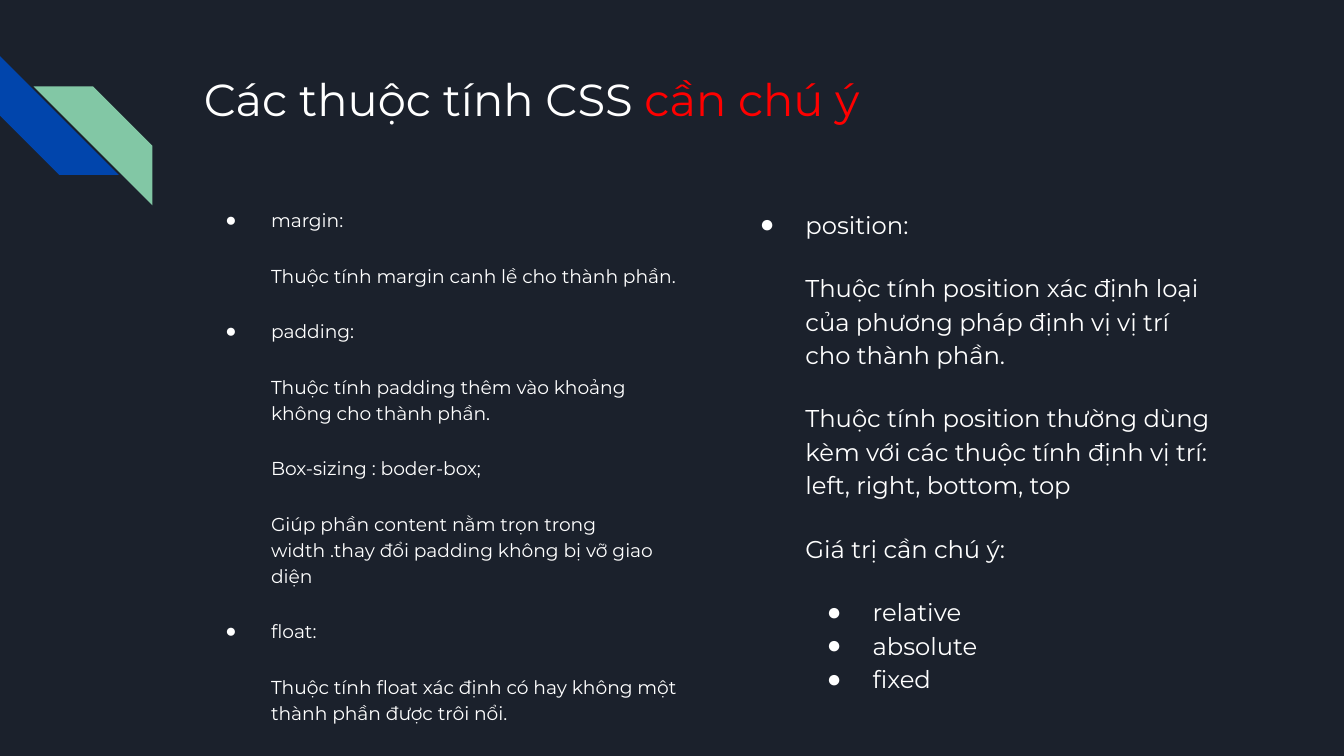
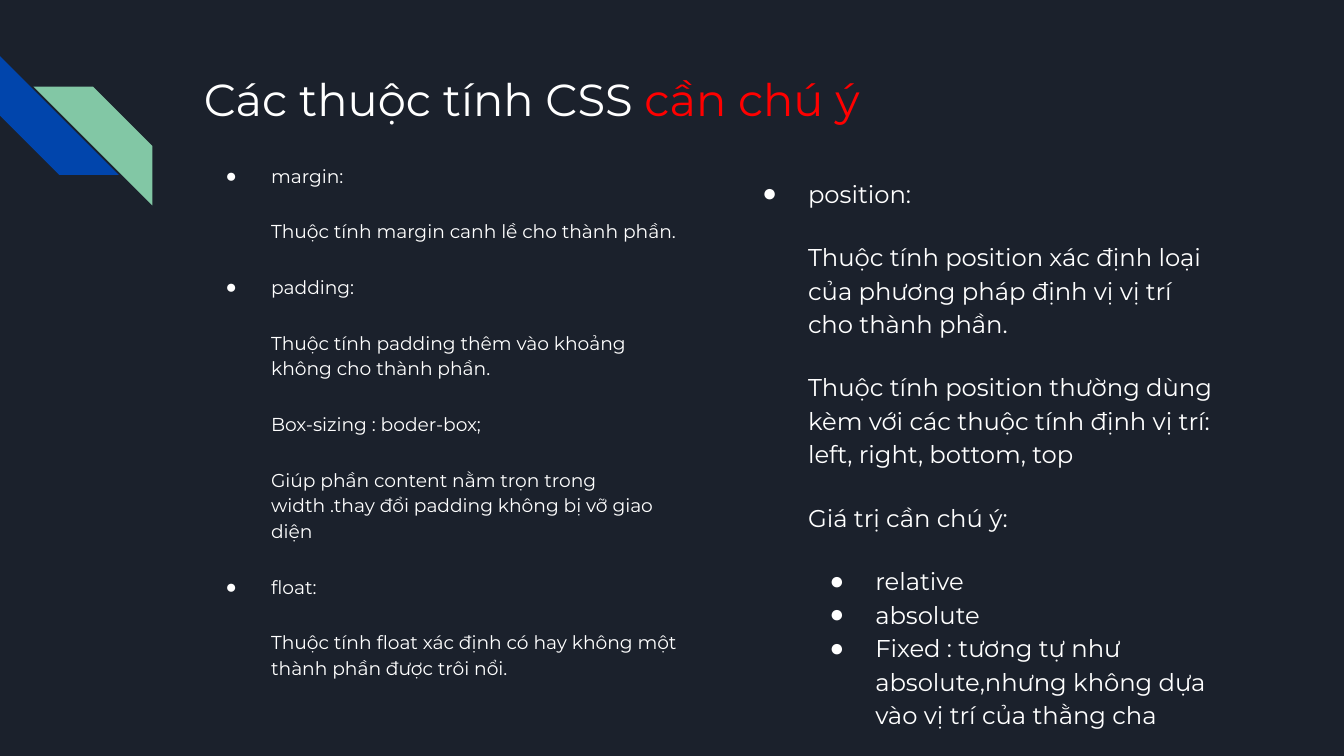
Before and after one commit to ngoctoandhv/Suntech_FE, a slide deck: slide 7 of 03.Slide/lesson2.CSS part1.pptx. Drawn at 1344x756 pixels with LibreOffice and Linux fonts; fonts in the diff are those of the drawing. Boxes give left, top, right and bottom in pixels: in the first picture for what was removed or moved away, otherwise in the second. Text is boxed around its words. In the diff, an @@ line names an element or a change of style, - is before the commit and + after.

```diff
--- a/03.Slide/lesson2.CSS part1.pptx
+++ b/03.Slide/lesson2.CSS part1.pptx
@@ text "margin:": place and size @@
-text "margin:" at bbox=[271, 213, 676, 724]
+text "margin:" at bbox=[271, 169, 677, 679]
@@ text "position:": place and size @@
-text "position:" at bbox=[805, 216, 1210, 688]
+text "position:" at bbox=[808, 185, 1212, 729]
@@ text at bbox=[271, 417, 481, 435]: indent changed @@
@@ text at bbox=[875, 639, 1206, 729]: text changed @@
-● fixed
+● Fixed : tương tự như absolute,nhưng không dựa vào vị trí của thằng cha
```
Also in this commit, not shown: 1 other slide changed, 1 slide added, 14 other files.
